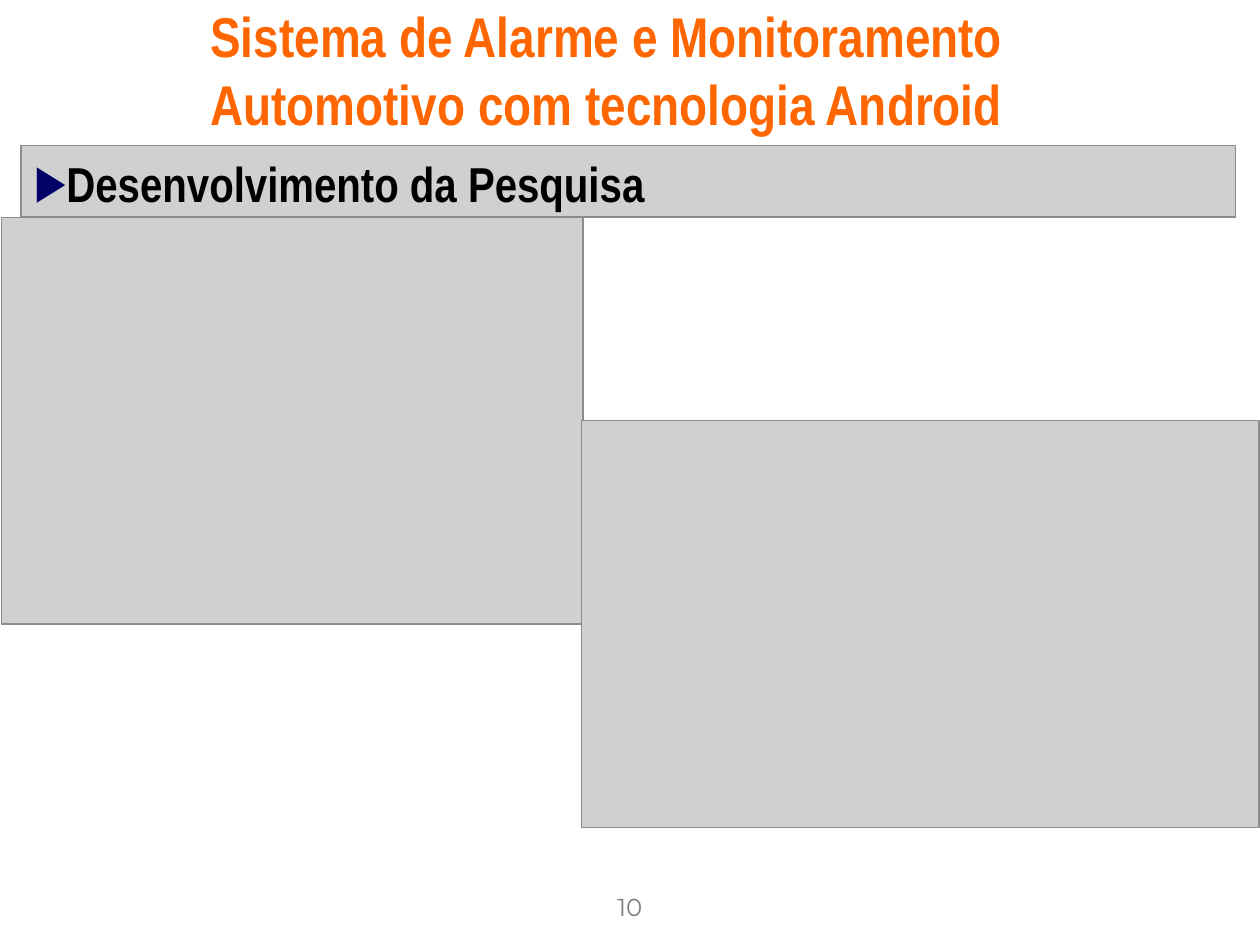
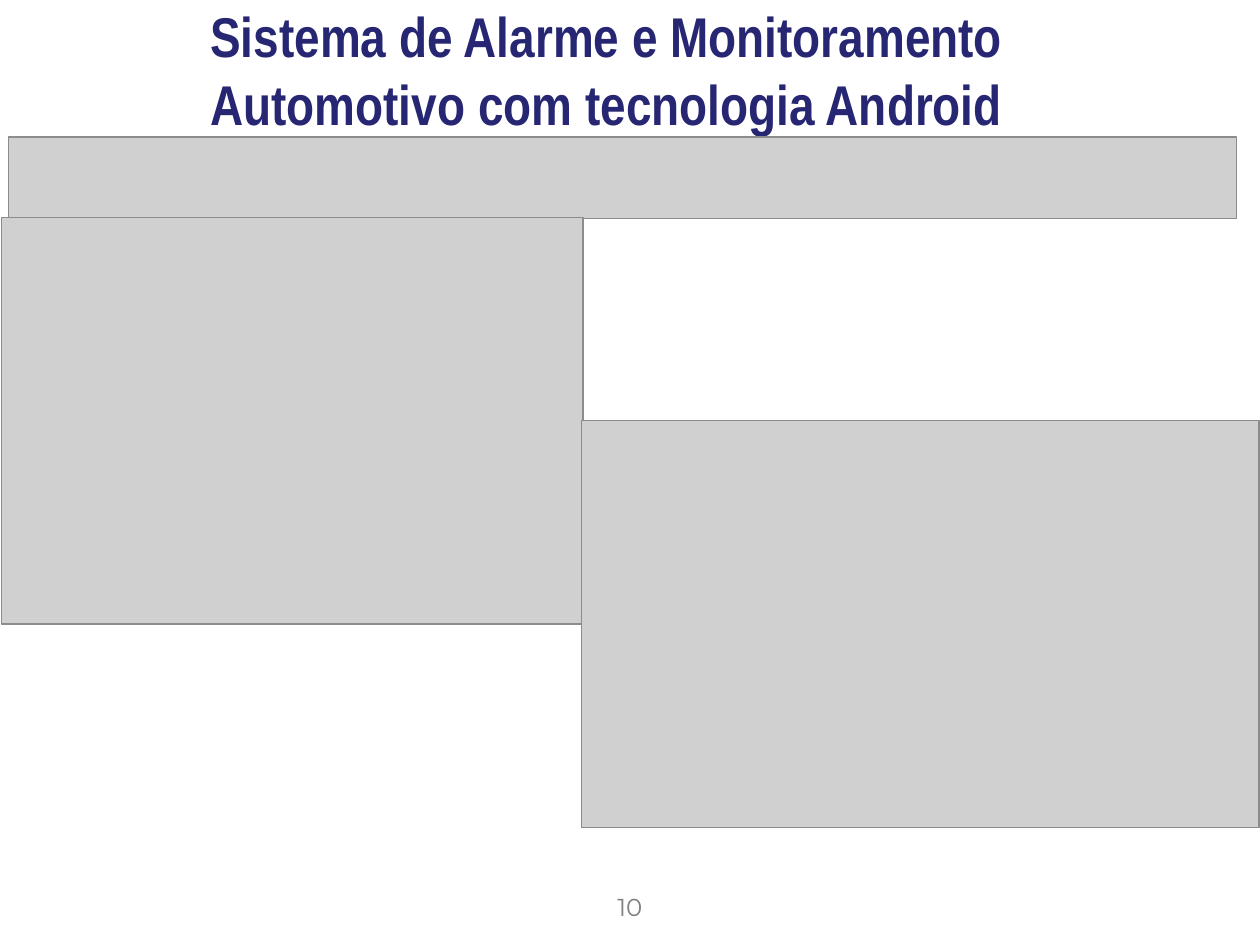
Before and after one commit to gabrielcedran/tcc-alarm-gsm, a slide deck: slide 10 of Docs/Apresentacao_padrao_Conic_2009.ppt. Drawn at 1260x945 pixels with LibreOffice and Linux fonts; fonts in the diff are those of the drawing; grey boxes stand for pictures; background and template pictures are left out. Boxes give left, top, right and bottom in pixels: in the first picture for what was removed or moved away, otherwise in the second. Text is boxed around its words. In the diff, an @@ line names an element or a change of style, - is before the commit and + after.

```diff
--- a/Docs/Apresentacao_padrao_Conic_2009.ppt
+++ b/Docs/Apresentacao_padrao_Conic_2009.ppt
@@ title "Sistema de Alarme e Monitoramento ..." at (210,16,1002,134): text colour #FF6600 to #262673 @@
@@ picture: place and size @@
-picture at (21,146,1236,218)
+picture at (9,137,1237,219)
@@ text removed at (66,166,644,211) @@
-▶ Desenvolvimento da Pesquisa
```
Also in this commit, not shown: 13 other slides changed.
